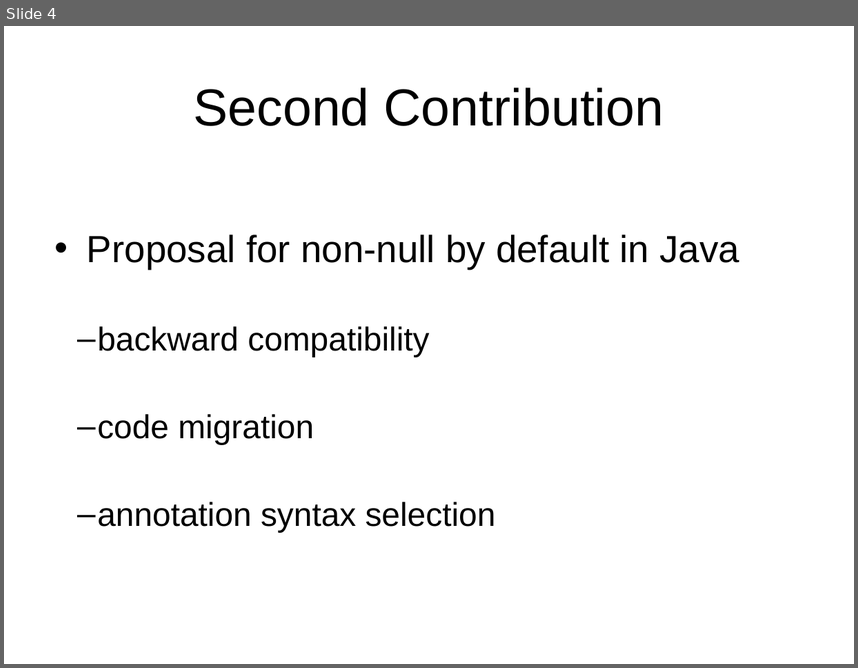
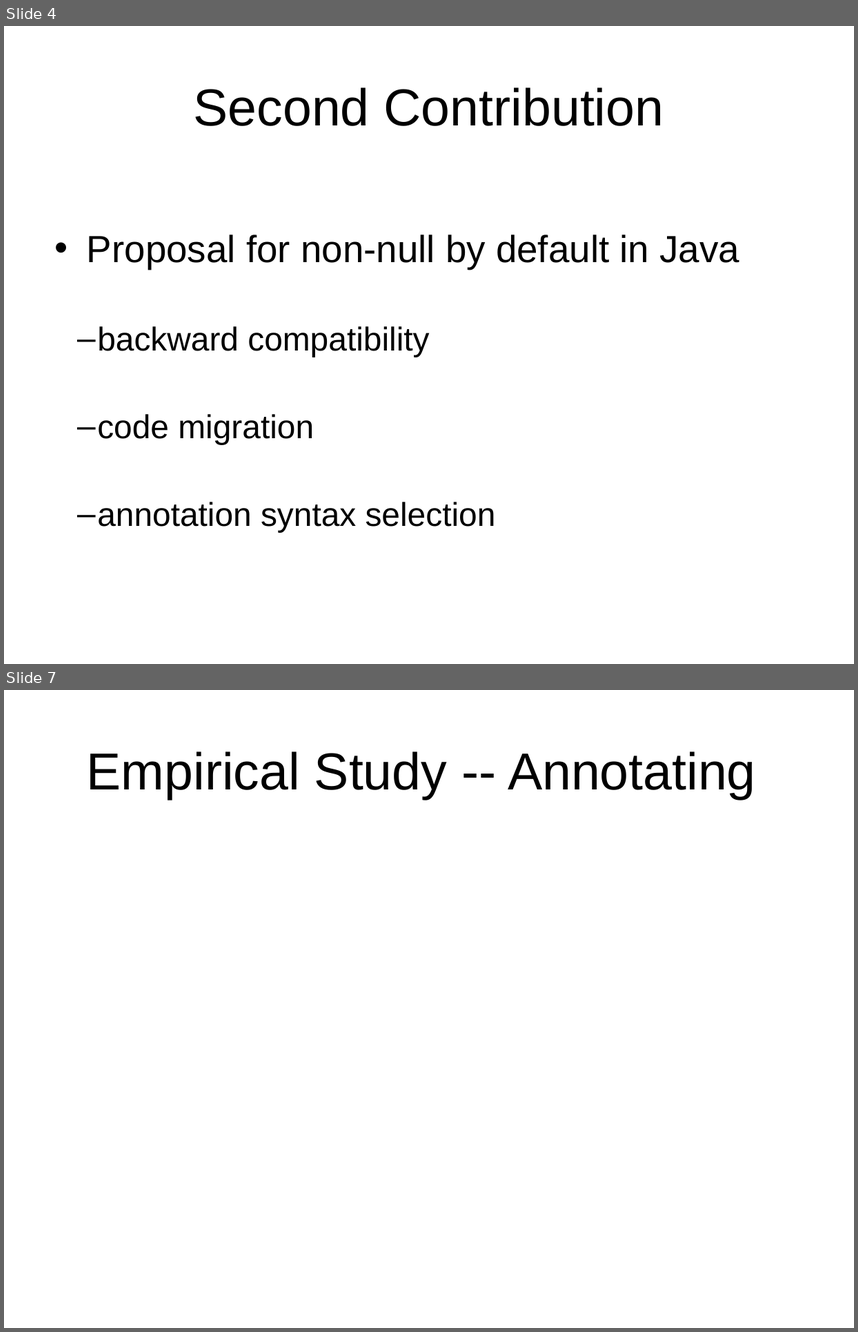
Before and after one commit to xiaohe27/Papers4Courses, a slide deck: CS527/Presentation/Non-Null-By-Default.ppt. Shown one above the other, each under a label of ours: slide 4 before the commit, slides 4 and 7 after it; the slides between them are not shown. The pictures are 858x668 and 858x1332 pixels, drawn with LibreOffice and Linux fonts; fonts in the diff are those of the drawing. Boxes give left, top, right and bottom in pixels: in the first picture for what was removed or moved away, otherwise in the second. Text is boxed around its words. In the diff, an @@ line names an element or a change of style, - is before the commit and + after.

```diff
--- a/CS527/Presentation/Non-Null-By-Default.ppt
+++ b/CS527/Presentation/Non-Null-By-Default.ppt
@@ slide 7 added at (4, 690, 854, 1328), background #FFFFFF @@
@@ title added at (87, 751, 756, 799), 44 pt, text #000000 @@
+Empirical Study -- Annotating
```
Also in this commit, not shown: 1 slide changed, 7 other slides added, 8 other files.
